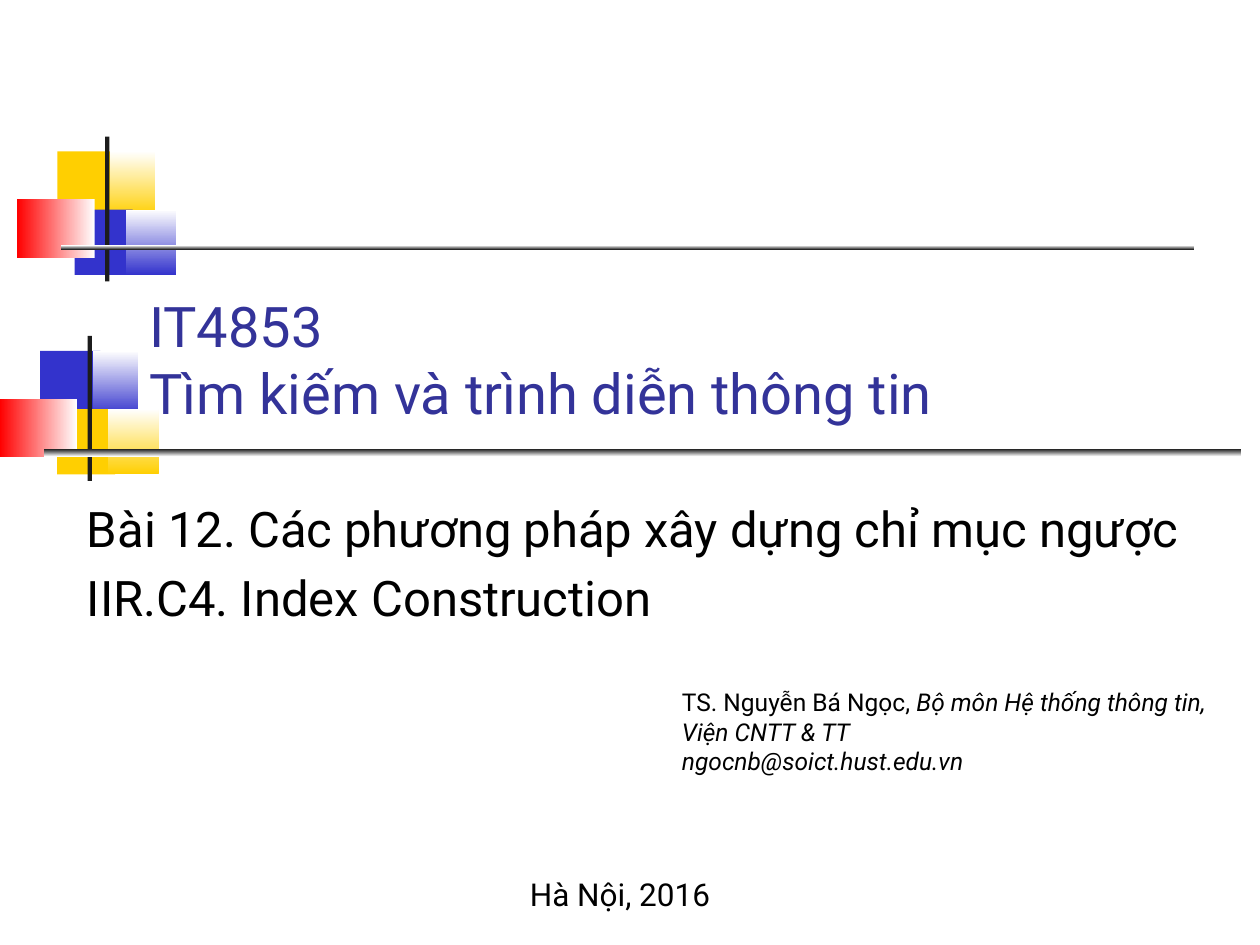
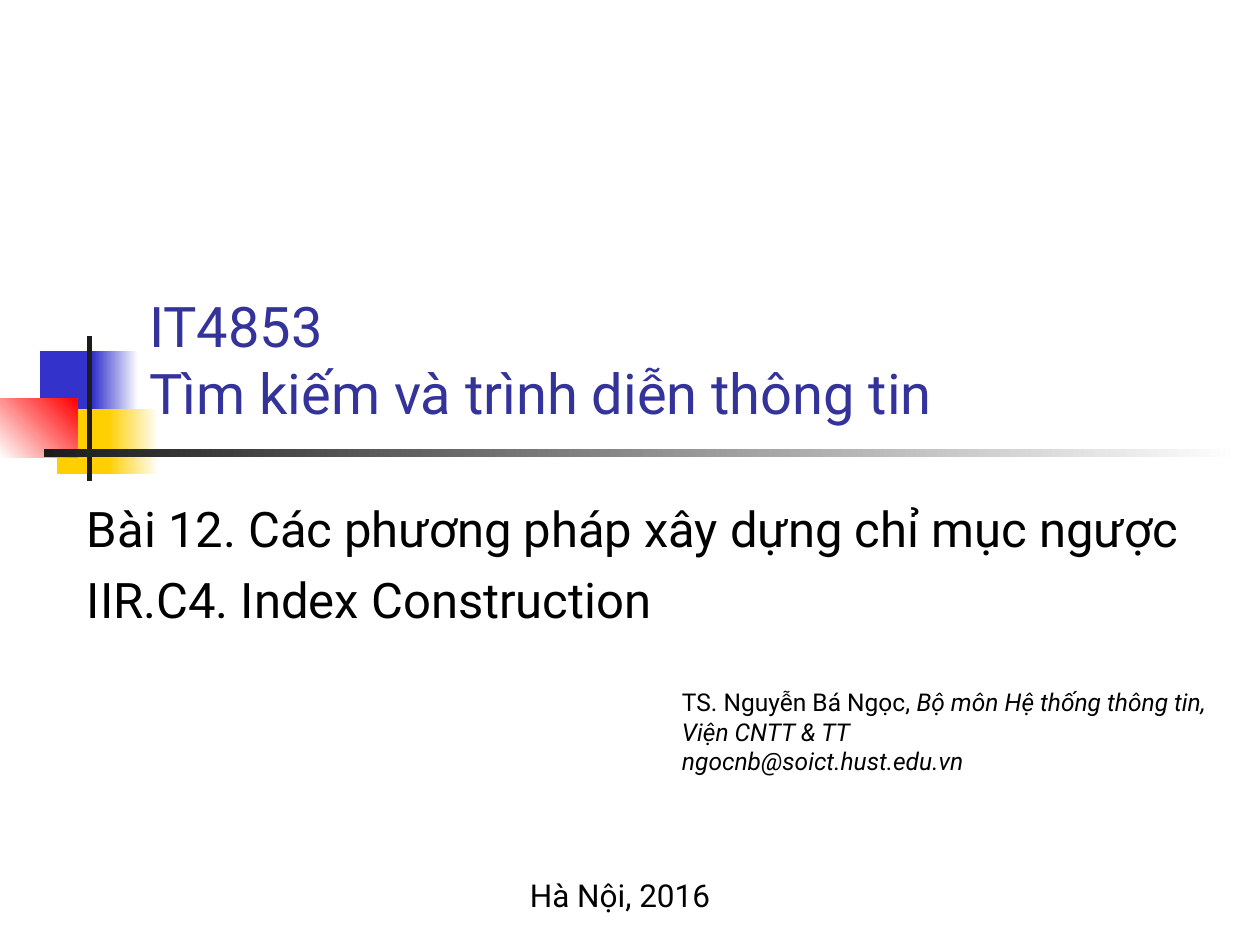
Before and after one commit to bangoc/IT4853, a slide deck: slide 1 of Bai 12 Cac phuong phap xay dung chi muc.odp. Drawn at 1260x945 pixels with LibreOffice and Linux fonts; fonts in the diff are those of the drawing. Boxes give left, top, right and bottom in pixels: in the first picture for what was removed or moved away, otherwise in the second. Text is boxed around its words. In the diff, an @@ line names an element or a change of style, - is before the commit and + after.

```diff
--- a/Bai 12 Cac phuong phap xay dung chi muc.odp
+++ b/Bai 12 Cac phuong phap xay dung chi muc.odp
@@ rectangle removed at box(105, 136, 108, 281) @@
@@ rectangle removed at box(58, 151, 118, 217) @@
@@ rectangle removed at box(111, 151, 156, 217) @@
@@ rectangle removed at box(18, 199, 94, 257) @@
@@ rectangle removed at box(74, 209, 132, 275) @@
@@ rectangle removed at box(126, 209, 176, 275) @@
@@ rectangle removed at box(60, 246, 1194, 249) @@
@@ group removed at box(0, 336, 1242, 481): 7 rectangles @@
@@ group added at box(0, 336, 1242, 481): 7 freeform shapes @@
@@ subtitle "Bài 12. Các phương pháp ..." at box(87, 507, 1177, 619): more space between paragraphs @@
```
Also in this commit, not shown: 32 other slides changed, 2 other files.
